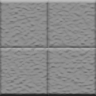
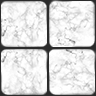
Comparing the layer stacks of the two (96, 96) images. Changes:
added group "Group 2" with 16 layers above "Rectangle 1" over [0, 0, 96, 96]
added group "Group 1 copy 3" with 3 layers in group "Group 2" over [0, 26, 49, 96]
added layer "41wrhUPw1-L._SX351_BO1,204,203,200_ copy" in group "Group 1 copy 3" over [0, 26, 49, 96]
added layer "Layer 2 copy 4" (1st of 4, in "Group 2" › "Group 1 copy 3") in group "Group 1 copy 3" over [1, 45, 48, 95]
added layer "Layer 1" (1st of 4, in "Group 2" › "Group 1 copy 3") in group "Group 1 copy 3" over [0, 48, 48, 96]
added group "Group 1 copy 2" with 3 layers in group "Group 2" over [32, 45, 96, 96]
added layer "41wrhUPw1-L._SX351_BO1,204,203,200_ copy 2" in group "Group 1 copy 2" over [32, 46, 96, 96]
added layer "Layer 2 copy 4" (2nd of 4, in "Group 2" › "Group 1 copy 2") in group "Group 1 copy 2" over [49, 45, 96, 95]
added layer "Layer 1" (2nd of 4, in "Group 2" › "Group 1 copy 2") in group "Group 1 copy 2" over [48, 48, 96, 96]
added group "Group 1 copy" with 3 layers in group "Group 2" over [39, 0, 96, 48]
added layer "41wrhUPw1-L._SX351_BO1,204,203,200_ copy 3" in group "Group 1 copy" over [39, 0, 96, 46]
added layer "Layer 2 copy 4" (3rd of 4, in "Group 2" › "Group 1 copy") in group "Group 1 copy" over [45, 0, 95, 47]
added layer "Layer 1" (3rd of 4, in "Group 2" › "Group 1 copy") in group "Group 1 copy" over [48, 0, 96, 48]
added group "Group 1" with 3 layers in group "Group 2" over [0, 0, 49, 70]
added layer "41wrhUPw1-L._SX351_BO1,204,203,200_" in group "Group 1" over [0, 0, 49, 70]
added layer "Layer 2 copy 4" (4th of 4, in "Group 2" › "Group 1") in group "Group 1" over [0, 1, 47, 51]
added layer "Layer 1" (4th of 4, in "Group 2" › "Group 1") in group "Group 1" over [0, 0, 48, 48]
